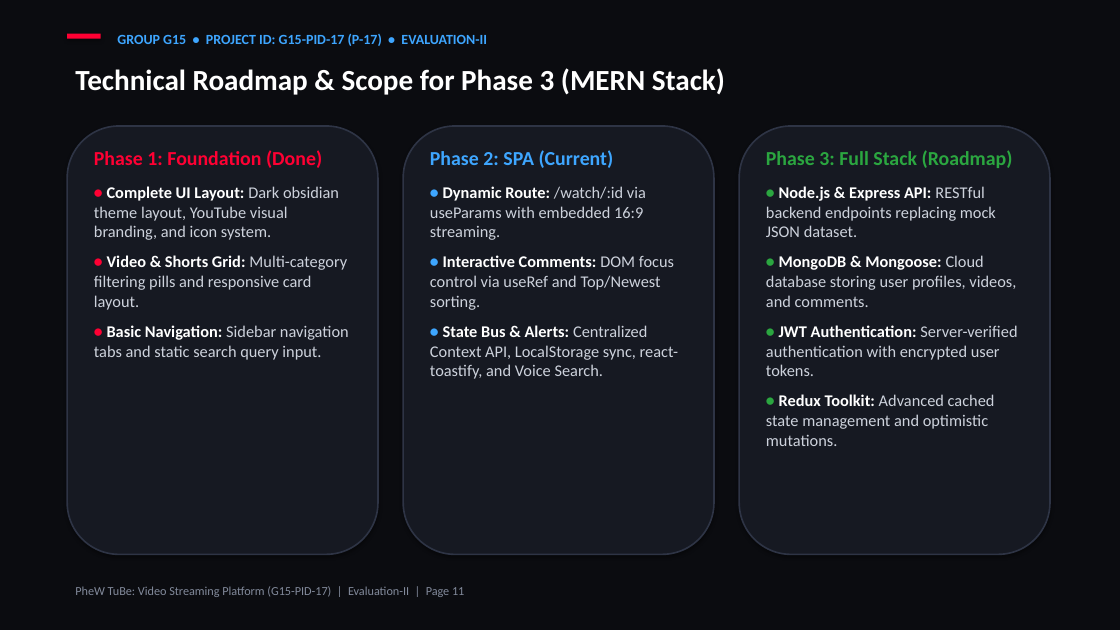
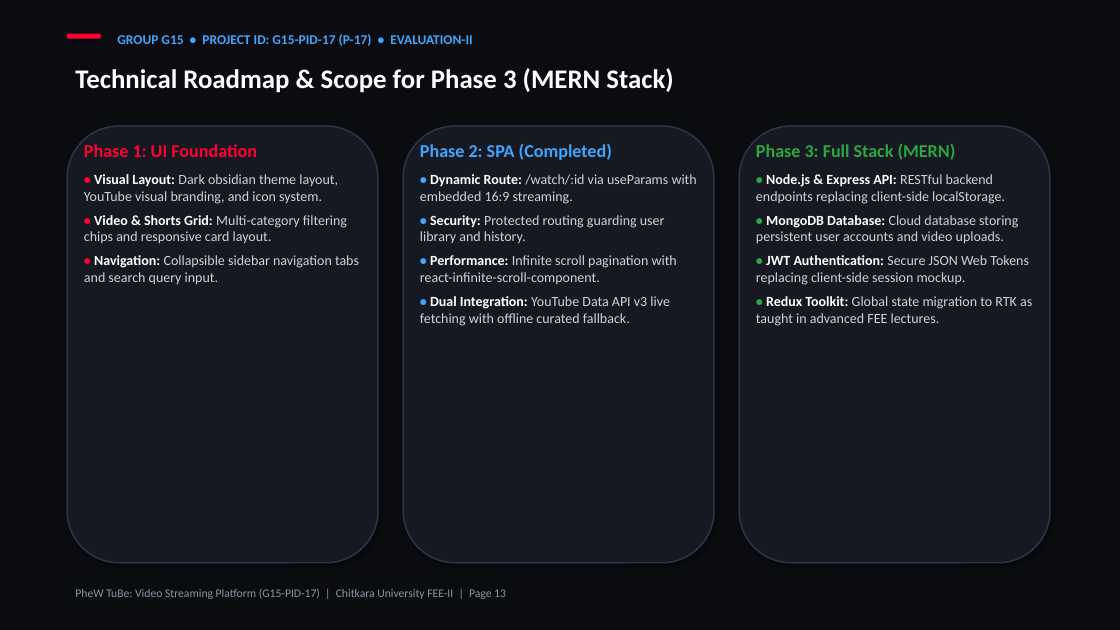
Before and after one commit to kishan-777/Front-End-Engineering_Evaluation-based-project, a slide deck: slide 13 of G15-PID-17.pptx (slide 11 before the commit). Drawn at 1120x630 pixels with LibreOffice and Linux fonts; fonts in the diff are those of the drawing. Boxes give left, top, right and bottom in pixels: in the first picture for what was removed or moved away, otherwise in the second. Text is boxed around its words. In the diff, an @@ line names an element or a change of style, - is before the commit and + after.

Commit message:
Fix all PPT distortions, image overlaps, Chitkara logo visibility, and add Phase 2 Protected Routing and Infinite Scroll slides

```diff
--- a/G15-PID-17.pptx
+++ b/G15-PID-17.pptx
@@ text "GROUP G15 • PROJECT ID: ..." at (x1=117, y1=34, x2=472, y2=46): size 12 to 11.5 pt @@
@@ text "Technical Roadmap & Scope for ..." at (x1=75, y1=68, x2=673, y2=93): size 25 to 23 pt @@
@@ rounded rectangle resized from (x1=67, y1=126, x2=378, y2=555) to (x1=67, y1=126, x2=378, y2=563) @@
@@ text at (x1=84, y1=144, x2=359, y2=285): text changed; size 14 to 12 pt @@
-Phase 1: Foundation (Done)
-• Complete UI Layout: Dark obsidian theme layout, YouTube visual branding, and icon system.
-• Video & Shorts Grid: Multi-category filtering pills and responsive card layout.
-• Basic Navigation: Sidebar navigation tabs and static search query input.
+Phase 1: UI Foundation
+• Visual Layout: Dark obsidian theme layout, YouTube visual branding, and icon system.
+• Video & Shorts Grid: Multi-category filtering chips and responsive card layout.
+• Navigation: Collapsible sidebar navigation tabs and search query input.
@@ rounded rectangle resized from (x1=403, y1=126, x2=714, y2=555) to (x1=403, y1=126, x2=714, y2=563) @@
@@ text at (x1=420, y1=144, x2=612, y2=160): text changed; size 17 to 15.5 pt @@
-Phase 2: SPA (Current)
+Phase 2: SPA (Completed)
@@ outline #2E3445 1.4 pt to #2E3445 1.3 pt in 3 elements at (x1=67, y1=126, x2=378, y2=563), (x1=403, y1=126, x2=714, y2=563), (x1=739, y1=126, x2=1050, y2=563) @@
@@ rounded rectangle resized from (x1=739, y1=126, x2=1050, y2=555) to (x1=739, y1=126, x2=1050, y2=563) @@
@@ text at (x1=756, y1=144, x2=1032, y2=326): text changed; size 14 to 12 pt @@
-Phase 3: Full Stack (Roadmap)
-• Node.js & Express API: RESTful backend endpoints replacing mock JSON dataset.
-• MongoDB & Mongoose: Cloud database storing user profiles, videos, and comments.
-• JWT Authentication: Server-verified authentication with encrypted user tokens.
-• Redux Toolkit: Advanced cached state management and optimistic mutations.
+Phase 3: Full Stack (MERN)
+• Node.js & Express API: RESTful backend endpoints replacing client-side localStorage.
+• MongoDB Database: Cloud database storing persistent user accounts and video uploads.
+• JWT Authentication: Secure JSON Web Tokens replacing client-side session mockup.
+• Redux Toolkit: Global state migration to RTK as taught in advanced FEE lectures.
@@ text at (x1=420, y1=174, x2=697, y2=204): size 15 to 12 pt in "•"; size 14 to 12 pt in "Dynamic Route: /watch/:id via useParams with embedded ..."; less space between paragraphs @@
@@ text at (x1=420, y1=215, x2=677, y2=326): text changed; size 14 to 12 pt @@
-• Interactive Comments: DOM focus control via useRef and Top/Newest sorting.
-• State Bus & Alerts: Centralized Context API, LocalStorage sync, react-toastify, and Voice Search.
+• Security: Protected routing guarding user library and history.
+• Performance: Infinite scroll pagination with react-infinite-scroll-component.
+• Dual Integration: YouTube Data API v3 live fetching with offline curated fallback.
@@ text at (x1=75, y1=589, x2=506, y2=599): text changed; size 10.5 to 10 pt; text colour #828A9B to #8C94A5 @@
-PheW TuBe: Video Streaming Platform (G15-PID-17) | Evaluation-II | Page 11
+PheW TuBe: Video Streaming Platform (G15-PID-17) | Chitkara University FEE-II | Page 13
```
Also in this commit, not shown: 10 other slides changed, 3 slides added, 1 slide removed, 1 other file.
